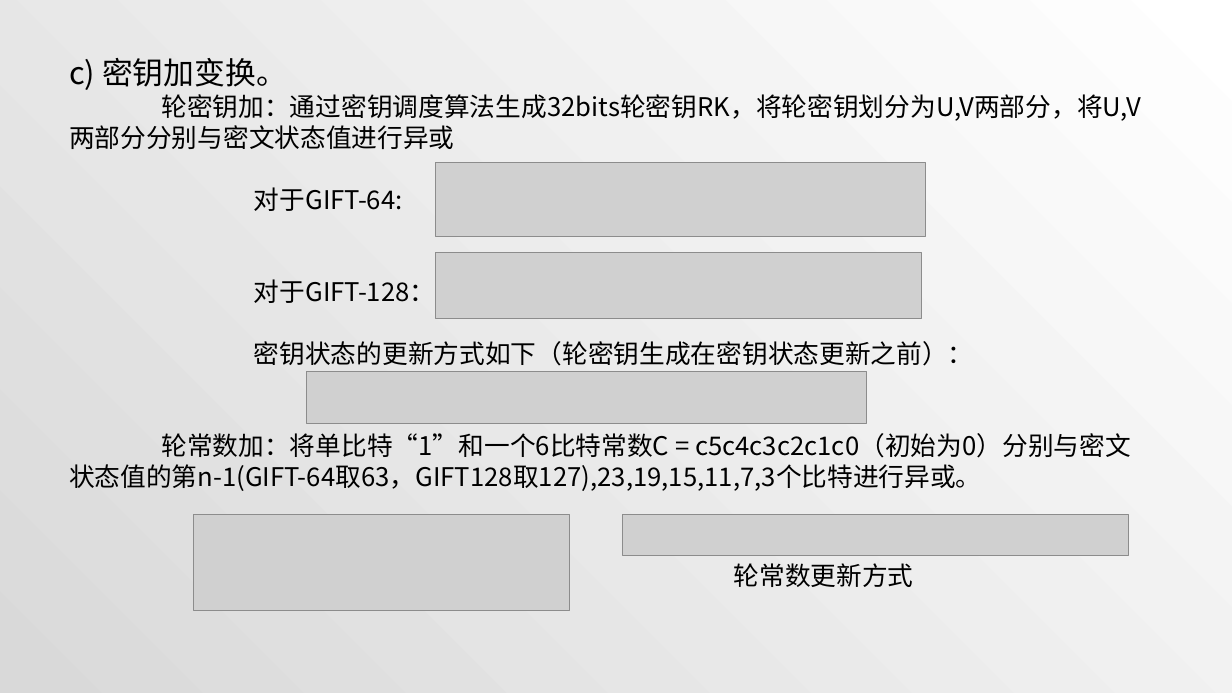
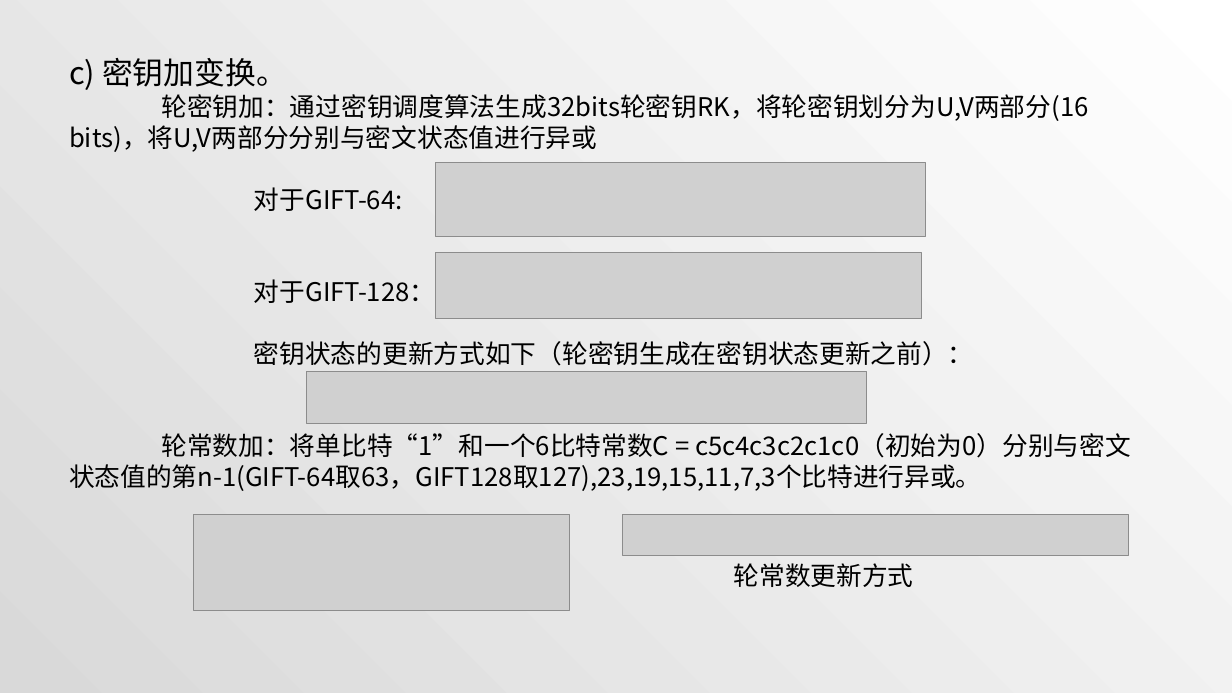
Before and after one commit to tangerinethm/Paper_Repository, a slide deck: slide 6 of ppt/MILP.pptx. Drawn at 1232x693 pixels with LibreOffice and Linux fonts; fonts in the diff are those of the drawing; grey boxes stand for pictures. Boxes give left, top, right and bottom in pixels: in the first picture for what was removed or moved away, otherwise in the second. Text is boxed around its words. In the diff, an @@ line names an element or a change of style, - is before the commit and + after.

```diff
--- a/ppt/MILP.pptx
+++ b/ppt/MILP.pptx
@@ text at (x1=69, y1=94, x2=1088, y2=152): text changed @@
-轮密钥加：通过密钥调度算法生成32bits轮密钥RK，将轮密钥划分为U,V两部分，将U,V两部分分别与密文状态值进行异或
+轮密钥加：通过密钥调度算法生成32bits轮密钥RK，将轮密钥划分为U,V两部分(16 bits)，将U,V两部分分别与密文状态值进行异或
```
Also in this commit, not shown: 5 other slides changed, 38 other files.
